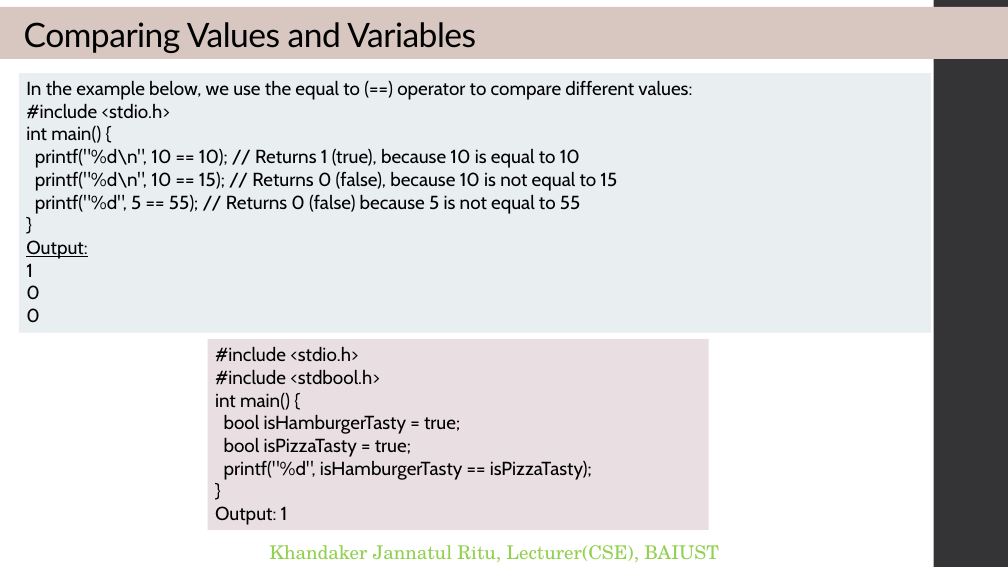
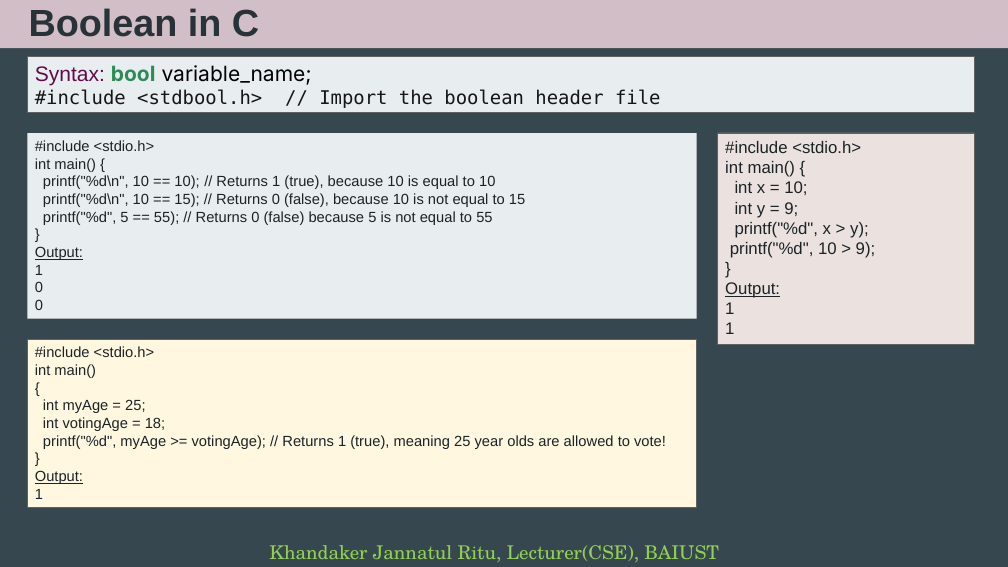
Before and after one commit to Raajokiaa-Ritu/03_Course___Structural-Programming-Language-C, a slide deck: slide 37 of Lecture - 1 introduction to c.pptx (slide 63 before the commit). Drawn at 1008x567 pixels with LibreOffice and Linux fonts; fonts in the diff are those of the drawing. Boxes give left, top, right and bottom in pixels: in the first picture for what was removed or moved away, otherwise in the second. Text is boxed around its words. In the diff, an @@ line names an element or a change of style, - is before the commit and + after.

```diff
--- a/Lecture - 1 introduction to c.pptx
+++ b/Lecture - 1 introduction to c.pptx
@@ background #FFFFFF to #37474F @@
@@ rectangle removed at (0,7,1008,59) @@
-Comparing Values and Variables
@@ title added at (0,0,1008,48), fill #D2BEC6, 36 pt, text #273239, bold @@
+Boolean in C
@@ rectangle removed at (934,0,1008,567) @@
@@ rectangle added at (27,56,975,112), fill #E8EDF0, outline #616161 0.75 pt, 18 pt, text #161616 @@
+Syntax: bool variable_name;
+#include <stdbool.h> // Import the boolean header file
@@ text in rectangle at (26,80,692,100): paragraph removed @@
-In the example below, we use the equal to (==) operator to compare different values:
@@ rectangle "#include <stdio.h>": place and size @@
-rectangle "#include <stdio.h>" at (19,73,931,333)
+rectangle "#include <stdio.h>" at (27,133,697,319)
@@ rectangle "#include <stdio.h>" at (27,133,697,319): size 18 to 14 pt, font Cabin to Arial, text colour #000000 to #1C2428; fill #E9EEF1 to #E8EDF0 @@
@@ rectangle added at (718,133,974,344), fill #EBE1DE, outline #616161 0.75 pt, 16 pt, text #1C2428 @@
+#include <stdio.h>
+int main() {
+int x = 10;
+int y = 9;
+printf("%d", x > y);
+printf("%d", 10 > 9);
+}
+Output:
+1
+1
@@ rectangle "#include <stdio.h>": place and size @@
-rectangle "#include <stdio.h>" at (208,340,709,530)
+rectangle "#include <stdio.h>" at (27,340,697,507)
@@ rectangle "#include <stdio.h>" at (27,340,697,507): fill #E9DFE3 to #FFF7E0; outline none to #616161 0.75 pt @@
@@ text in rectangle at (35,346,155,357): size 18 to 14 pt, font Cabin to Arial, text colour #000000 to #1C2428 in "#include <stdio.h>", "}" @@
@@ text in rectangle at (35,364,666,449): text changed; size 18 to 14 pt; font Cabin to Arial; text colour #000000 to #1C2428 @@
-#include <stdbool.h>
-int main() {
-bool isHamburgerTasty = true;
-bool isPizzaTasty = true;
-printf("%d", isHamburgerTasty == isPizzaTasty);
+int main()
+{
+int myAge = 25;
+int votingAge = 18;
+printf("%d", myAge >= votingAge); // Returns 1 (true), meaning 25 year olds are allowed to vote!
@@ text in rectangle at (35,470,83,499): text changed; size 18 to 14 pt; font Cabin to Arial; text colour #000000 to #1C2428 @@
-Output: 1
+Output:
+1
```
Also in this commit, not shown: 41 other slides changed, 5 slides added, 51 slides removed.
